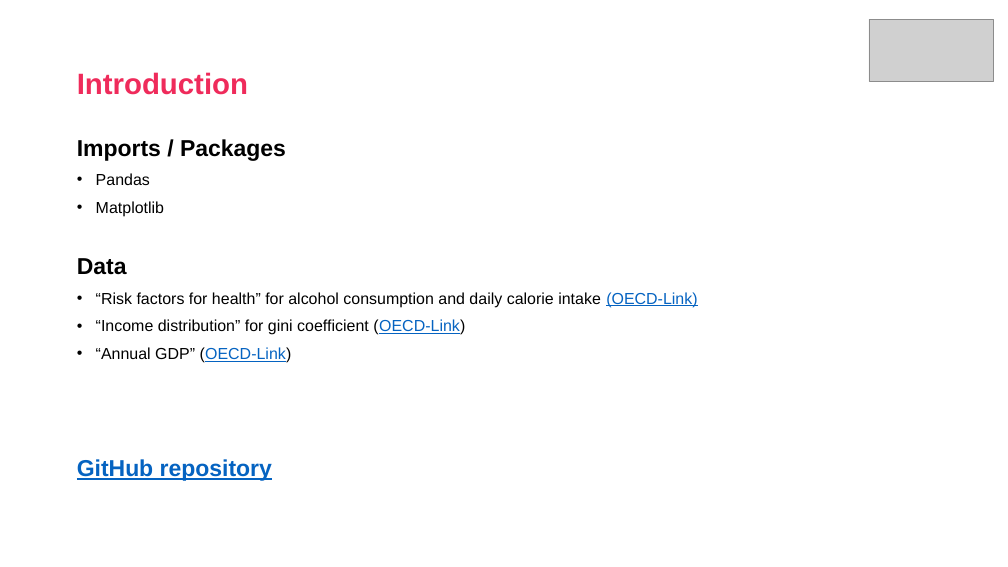
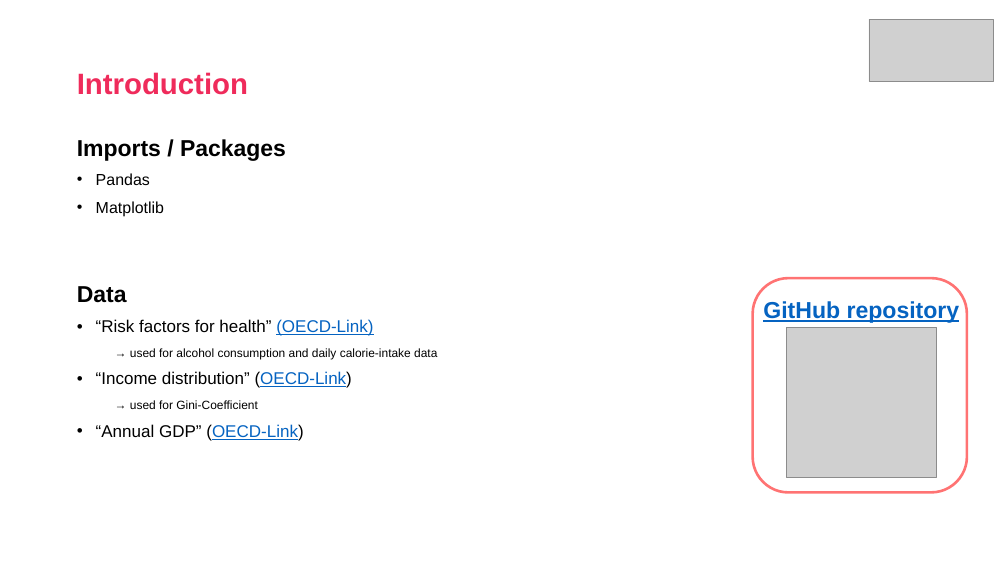
Before and after one commit to DanielSchipfer/assignment2, a slide deck: slide 2 of assignment2_presentation_V2.pptx. Drawn at 1008x567 pixels with LibreOffice and Linux fonts; fonts in the diff are those of the drawing; grey boxes stand for pictures. Boxes give left, top, right and bottom in pixels: in the first picture for what was removed or moved away, otherwise in the second. Text is boxed around its words. In the diff, an @@ line names an element or a change of style, - is before the commit and + after.

```diff
--- a/assignment2_presentation_V2.pptx
+++ b/assignment2_presentation_V2.pptx
@@ rounded rectangle added at (x1=753, y1=278, x2=967, y2=492), outline #FF0000 2.5 pt @@
@@ text at (x1=96, y1=319, x2=437, y2=409): text changed; size 15.2 to 11.4 pt @@
-• “Risk factors for health” for alcohol consumption and daily calorie intake (OECD-Link)
-• “Income distribution” for gini coefficient (OECD-Link)
+• “Risk factors for health” (OECD-Link)
+  → used for alcohol consumption and daily calorie-intake data
+• “Income distribution” (OECD-Link)
+  → used for Gini-Coefficient
@@ text added at (x1=763, y1=301, x2=960, y2=323), 22 pt, text #0563C1, bold, underline @@
+GitHub repository
@@ picture added at (x1=786, y1=327, x2=936, y2=477) @@
@@ text at (x1=96, y1=424, x2=303, y2=441): size 15.2 to 16.1 pt in "“Annual GDP” (OECD-Link)" @@
@@ text at (x1=77, y1=459, x2=272, y2=481): paragraph removed @@
-GitHub repository
```
Also in this commit, not shown: 3 other slides changed.
